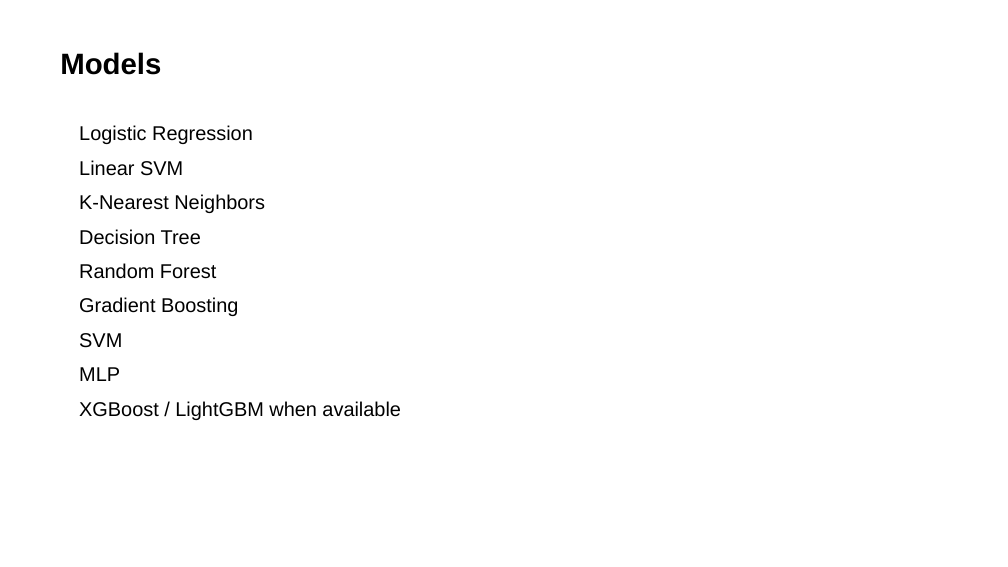
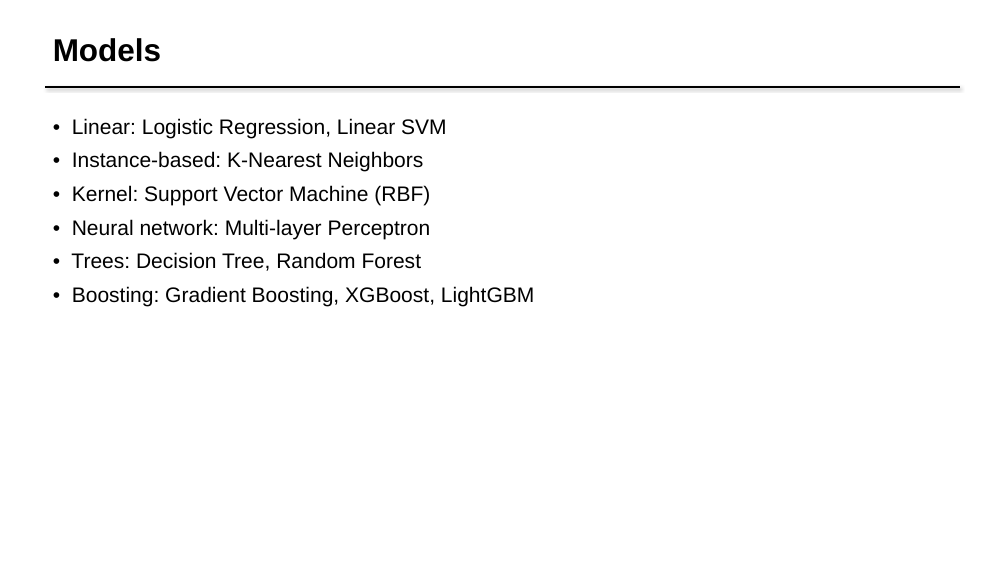
Before and after one commit to rujul-rj/Fetal-Health-Multiclassification, a slide deck: slide 7 of presentation/Fetal_Health_Multiclassification_Presentation.pptx (slide 6 before the commit). Drawn at 1008x567 pixels with LibreOffice and Linux fonts; fonts in the diff are those of the drawing. Boxes give left, top, right and bottom in pixels: in the first picture for what was removed or moved away, otherwise in the second. Text is boxed around its words. In the diff, an @@ line names an element or a change of style, - is before the commit and + after.

```diff
--- a/presentation/Fetal_Health_Multiclassification_Presentation.pptx
+++ b/presentation/Fetal_Health_Multiclassification_Presentation.pptx
@@ text "Models" moved from (x1=60, y1=52, x2=161, y2=75) to (x1=53, y1=38, x2=161, y2=62) @@
@@ text "Models" at (x1=53, y1=38, x2=161, y2=62): size 28 to 30 pt; more space between paragraphs @@
@@ line added from (45, 87) to (960, 87), #000000 2 pt @@
@@ text at (x1=71, y1=118, x2=534, y2=306): text changed; size 19 to 20 pt @@
-Logistic Regression
-Linear SVM
-K-Nearest Neighbors
-Decision Tree
-Random Forest
-Gradient Boosting
-SVM
-MLP
-XGBoost / LightGBM when available
+• Linear: Logistic Regression, Linear SVM
+• Instance-based: K-Nearest Neighbors
+• Kernel: Support Vector Machine (RBF)
+• Neural network: Multi-layer Perceptron
+• Trees: Decision Tree, Random Forest
+• Boosting: Gradient Boosting, XGBoost, LightGBM
```
Also in this commit, not shown: 1 other slide changed, 9 slides added, 8 slides removed, 35 other files.
